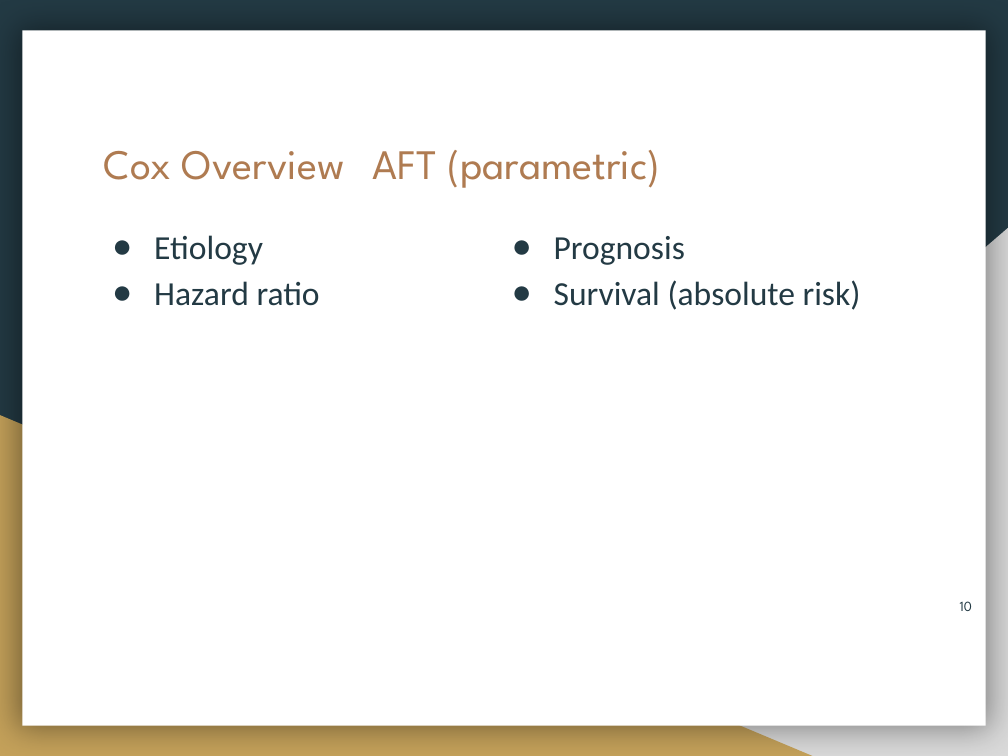
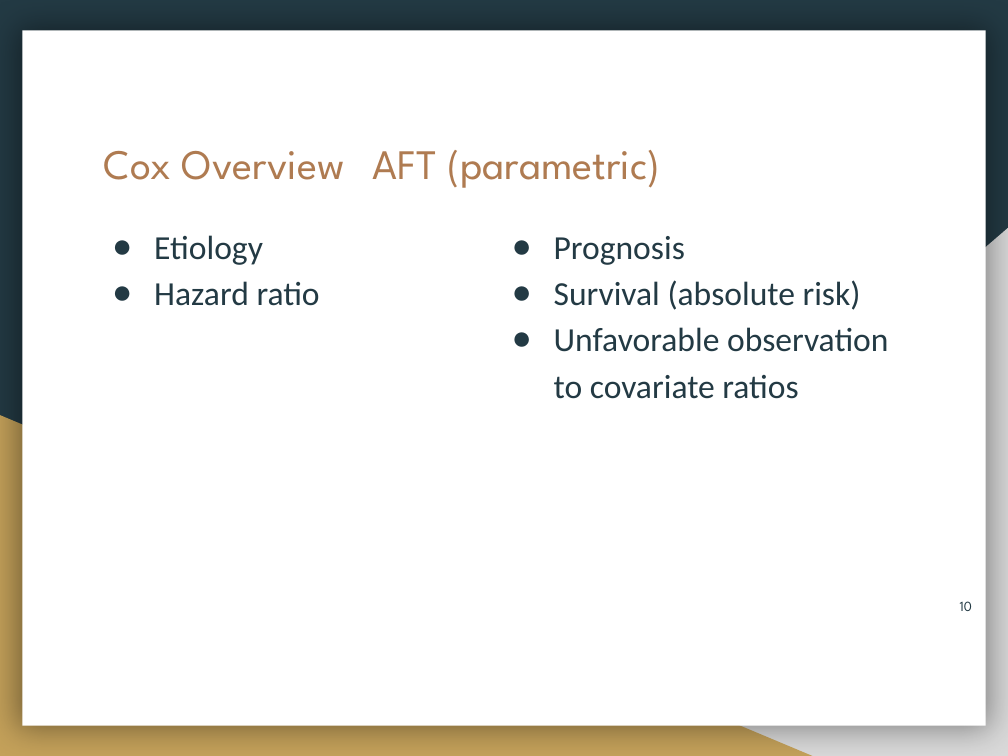
Before and after one commit to Jesse-Islam/ATGC_survival_presentation_Feb.27.2020, a slide deck: slide 10 of Intro To Survival Analysis.pptx. Drawn at 1008x756 pixels with LibreOffice and Linux fonts; fonts in the diff are those of the drawing. Boxes give left, top, right and bottom in pixels: in the first picture for what was removed or moved away, otherwise in the second. Text is boxed around its words. In the diff, an @@ line names an element or a change of style, - is before the commit and + after.

Commit message:
fix ppt

```diff
--- a/Intro To Survival Analysis.pptx
+++ b/Intro To Survival Analysis.pptx
@@ text at box(554, 327, 888, 399): paragraph added @@
+● Unfavorable observation to covariate ratios
```
Also in this commit, not shown: 3 other slides changed, 1 other file.
